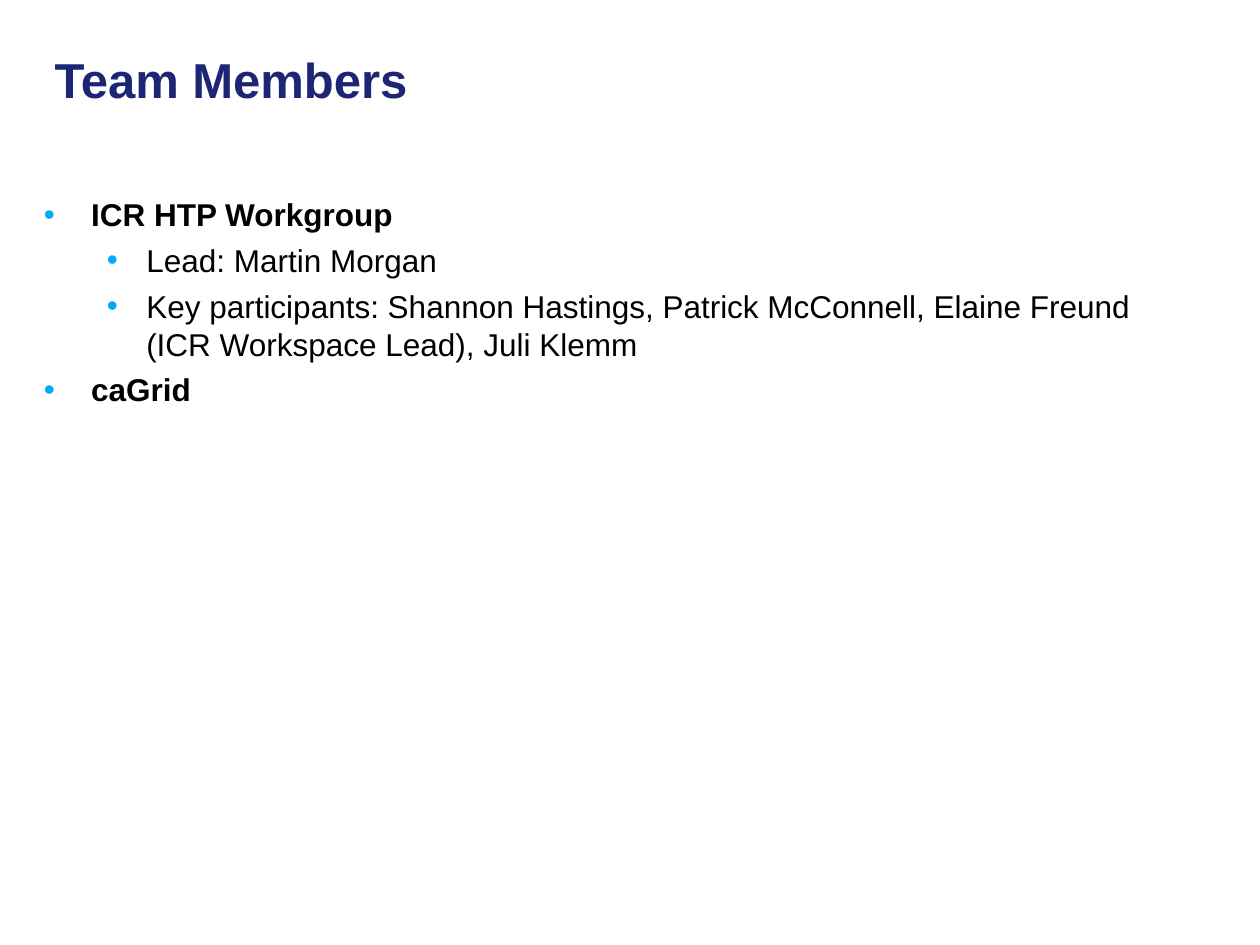
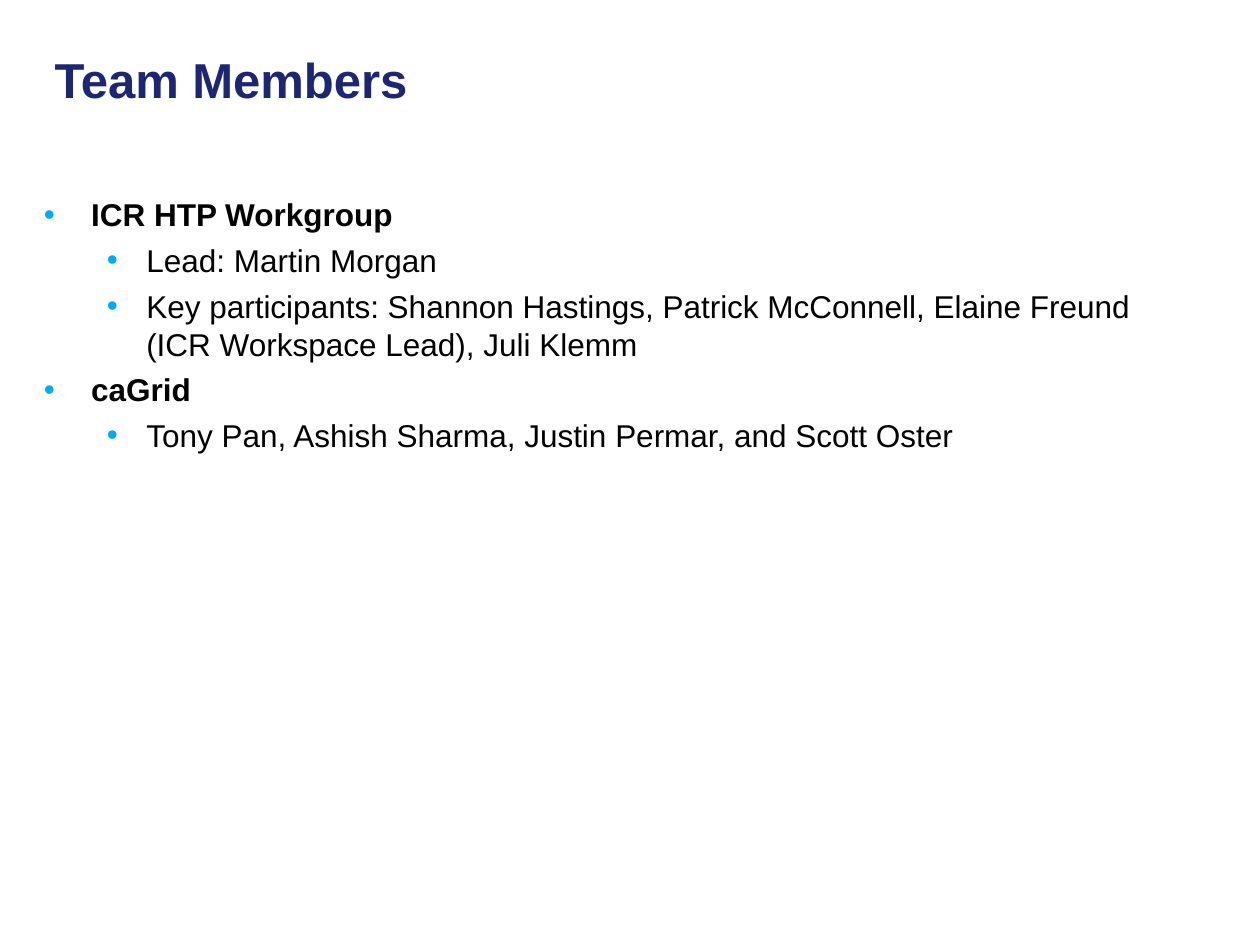
Before and after one commit to NCIP/cagrid-portal, a slide deck: slide 3 of cagrid-1-0/Documentation/presentations/200801_VCDE_ARCH/20080128_30_F2F_HTP.ppt. Drawn at 1260x945 pixels with LibreOffice and Linux fonts; fonts in the diff are those of the drawing; background and template pictures are left out. Boxes give left, top, right and bottom in pixels: in the first picture for what was removed or moved away, otherwise in the second. Text is boxed around its words. In the diff, an @@ line names an element or a change of style, - is before the commit and + after.

```diff
--- a/cagrid-1-0/Documentation/presentations/200801_VCDE_ARCH/20080128_30_F2F_HTP.ppt
+++ b/cagrid-1-0/Documentation/presentations/200801_VCDE_ARCH/20080128_30_F2F_HTP.ppt
@@ text at box(146, 424, 953, 453): paragraph added @@
+  • Tony Pan, Ashish Sharma, Justin Permar, and Scott Oster
```
Also in this commit, not shown: 6 other slides changed, 1 slide removed.
